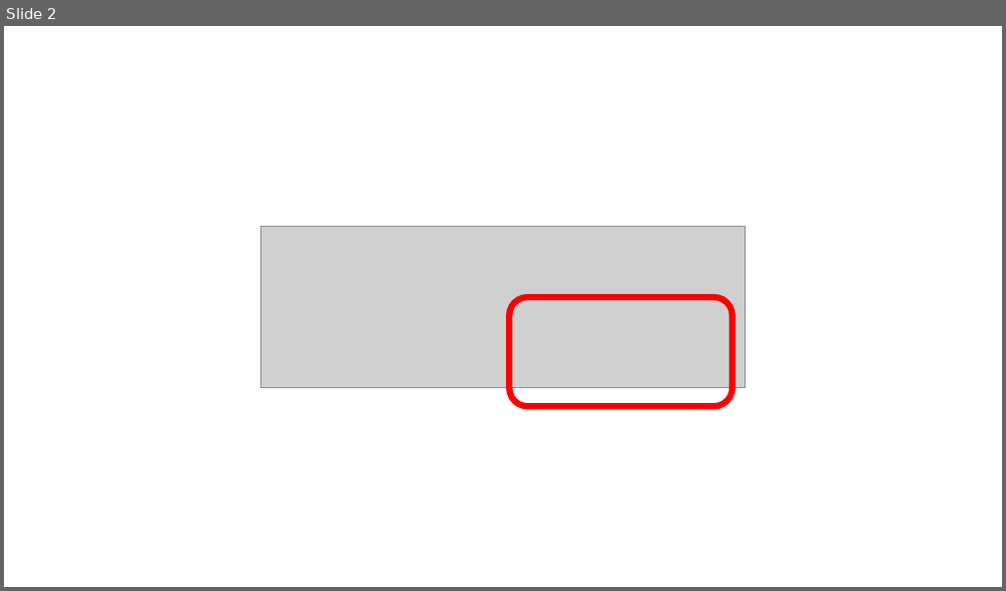
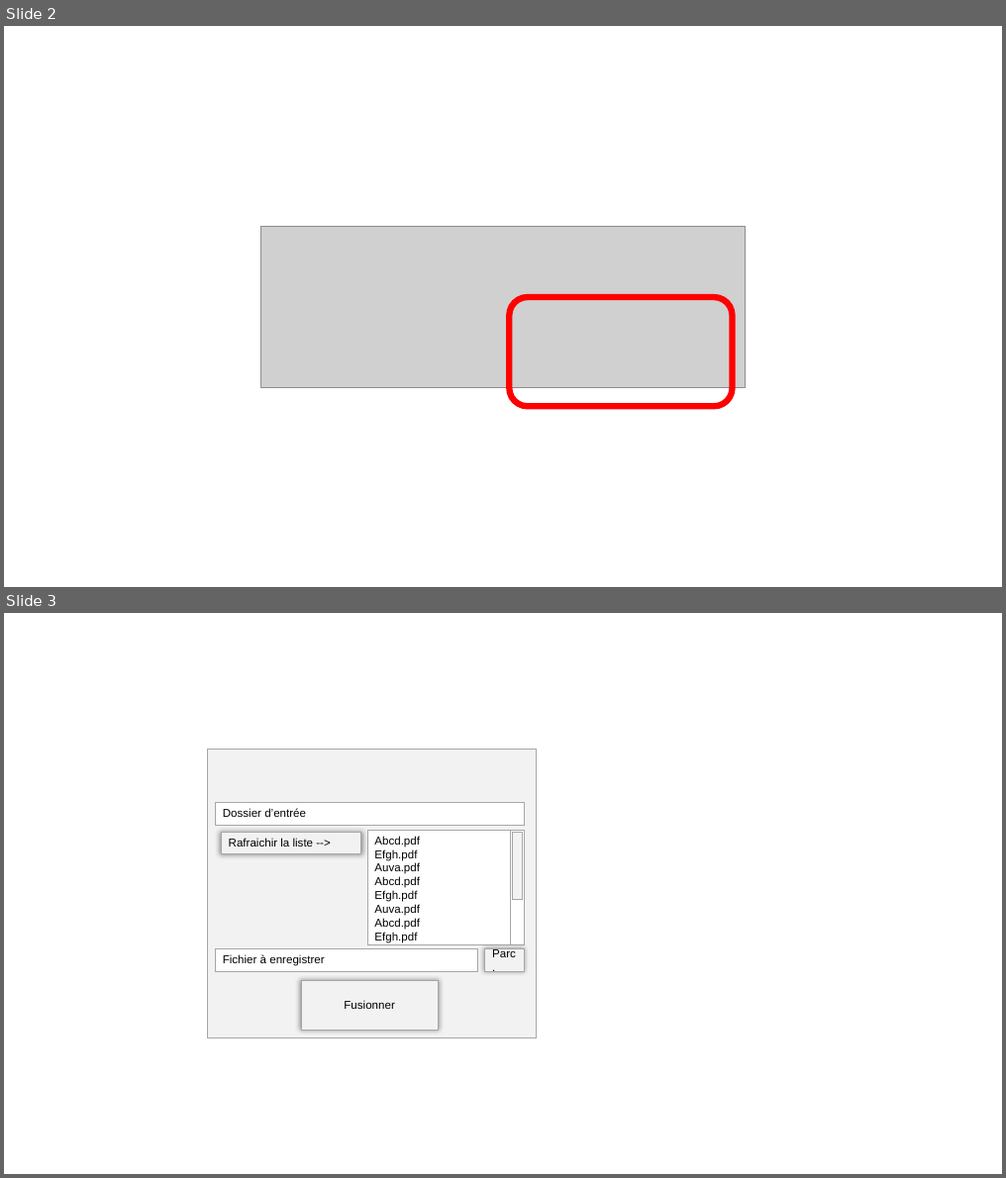
Before and after one commit to clombec/PDFMerge, a slide deck: Doc/images.pptx. Shown one above the other, each under a label of ours: slide 2 before the commit, slides 2 and 3 after it. The pictures are 1006x591 and 1006x1178 pixels, drawn with LibreOffice and Linux fonts; fonts in the diff are those of the drawing; grey boxes stand for pictures. Boxes give left, top, right and bottom in pixels: in the first picture for what was removed or moved away, otherwise in the second. Text is boxed around its words. In the diff, an @@ line names an element or a change of style, - is before the commit and + after.

Commit message:
Spec for next version

```diff
--- a/Doc/images.pptx
+++ b/Doc/images.pptx
@@ slide 3 added at [4,613,1002,1174], background #FFFFFF @@
@@ rectangle added at [208,750,537,1039], fill #F2F2F2, outline #A6A6A6 0.5 pt @@
@@ rectangle added at [215,802,524,825], fill #FFFFFF, outline #A6A6A6 0.5 pt, 11 pt, text #000000 @@
+Dossier d’entrée
@@ rectangle added at [221,832,361,854], fill #F2F2F2, outline #A6A6A6 0.5 pt, 11 pt, text #000000 @@
+Rafraichir la liste -->
@@ rectangle added at [367,830,524,945], fill #FFFFFF, outline #A6A6A6 0.5 pt, 11 pt, text #000000 @@
+Abcd.pdf
+Efgh.pdf
+Auva.pdf
+Abcd.pdf
+Efgh.pdf
+Auva.pdf
+Abcd.pdf
+Efgh.pdf
@@ rectangle added at [510,830,524,945], outline #A6A6A6 0.5 pt @@
@@ rectangle added at [512,832,522,899], fill #F2F2F2, outline #A6A6A6 0.5 pt @@
@@ rectangle added at [215,950,478,971], fill #FFFFFF, outline #A6A6A6 0.5 pt, 11 pt, text #000000 @@
+Fichier à enregistrer
@@ rectangle added at [484,950,524,971], fill #F2F2F2, outline #A6A6A6 0.5 pt, 11 pt, text #000000 @@
+Parc.
@@ rectangle added at [302,981,439,1030], fill #F2F2F2, outline #A6A6A6 0.5 pt, 11 pt, text #000000 @@
+Fusionner
```
